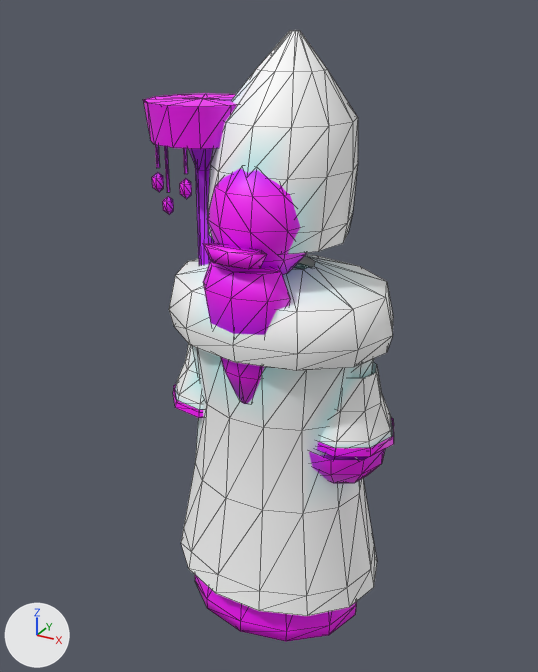
Before and after pictures for a commit that changed the glTF model game/models/zherca.glb.
Both versions are drawn from a 50 mm lens placed at (1.42, -2.66, 2.72), pointed at (-0.05, 0.02, 1.38). The lights are fixed; the arrows at lower left show +X, +Y and +Z. The picture after the commit comes second. Mesh edges are drawn as thin lines. Vertices at exactly the same position are counted once.

Script lines for the objects in view, before the commit:
```python
me_zherca = bpy.data.meshes.new('zherca')
me_zherca.from_pydata(...)  # 1404 vertices, 2437 faces; spans x -0.58..0.56, y -0.4..0.42, z 0.0..2.64
me_zherca.materials.append(mat_defaultmaterial)
ob_zherca = bpy.data.objects.new('zherca', me_zherca)
ob_zherca.location = (0.0, 0.0, 0.0)
```
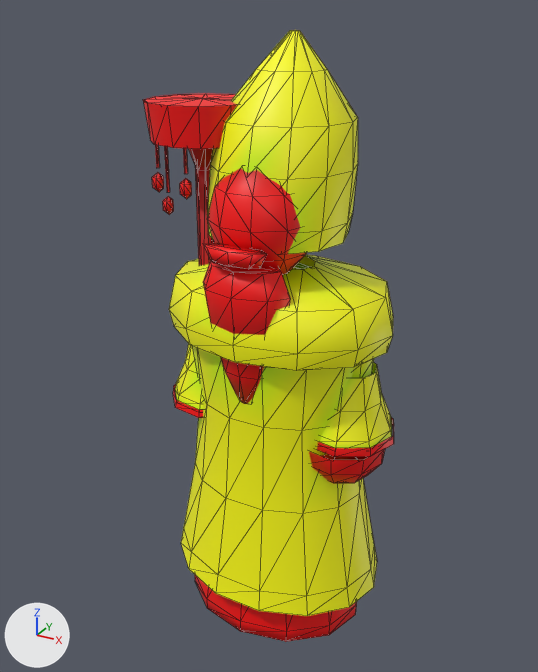
Boxes (x1, y1, x2, y2) around the edits, measured in the pictures (538 x 672 px):
part 1 of me_zherca, recoloured: (153, 98, 368, 631) in both
part 2 of me_zherca, recoloured: (175, 172, 392, 506) in both
part 3 of me_zherca, recoloured (pink to red): (143, 93, 394, 642) in both
part 4 of me_zherca, recoloured (white to yellow): (169, 30, 393, 616) in both

What changed in the scene script:
```text
Change me_zherca:
    where me_zherca.from_pydata(...)  # 1404 vertices, 2437 faces; spans x -0.58..0.56, y -0.4..0.42, z 0.0..2.64
    used by ob_zherca; location = (0.0, 0.0, 0.0)
    me_zherca part 1: 1294 faces centred in x -0.54..0.45, y -0.36..0.3, z 0.01..2.38 are repainted in the vertex colours; the middle colour goes from purple #c400ff to red #c40000
    me_zherca part 2: 478 faces centred in x -0.53..0.53, y -0.3..0.32, z 0.97..2.38 are repainted in the vertex colours; the middle colour goes from cyan #c4ffff to green #c4ff00
    me_zherca part 3: 325 faces centred in x -0.56..0.54, y -0.39..0.34, z 0.0..2.38 are repainted in the vertex colours; the middle colour goes from pink #ff00ff to red #ff0000
    me_zherca part 4: 340 faces centred in x -0.53..0.53, y -0.38..0.4, z 0.23..2.64 are repainted in the vertex colours; the middle colour goes from white #ffffff to yellow #ffff00
```
